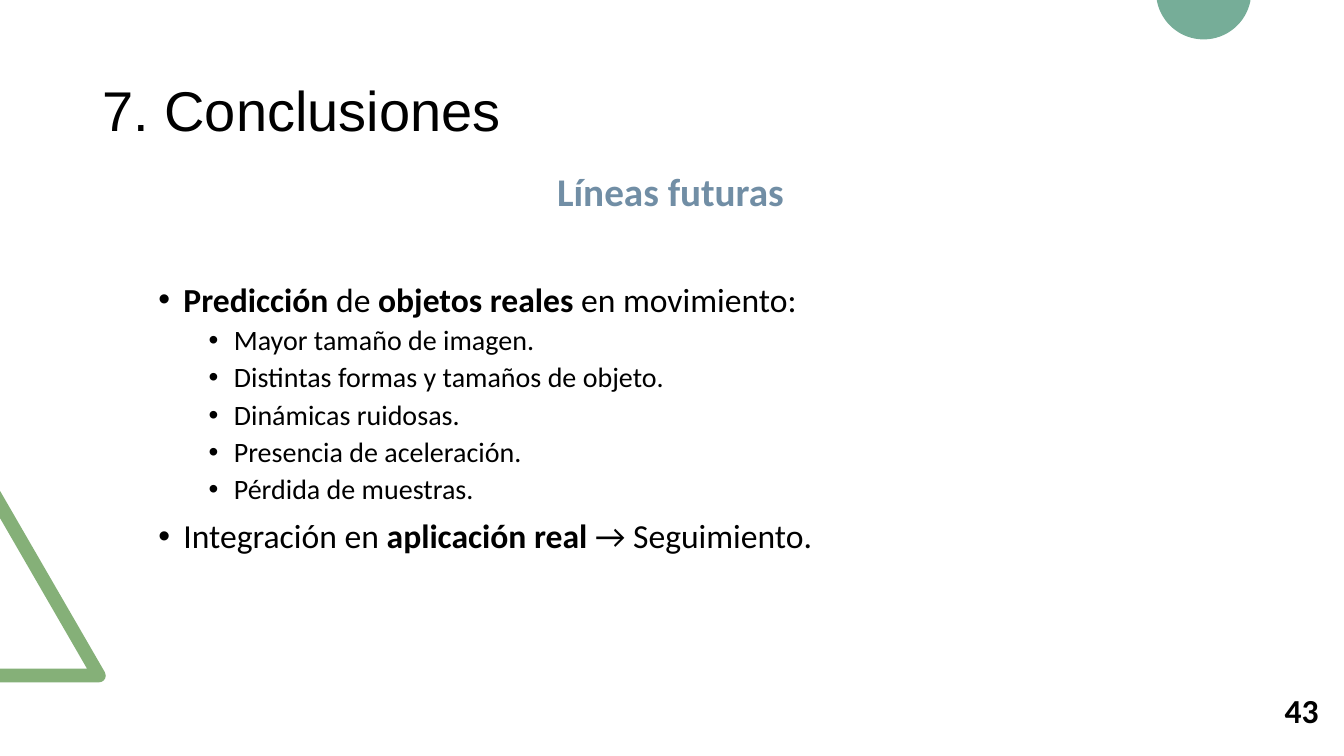
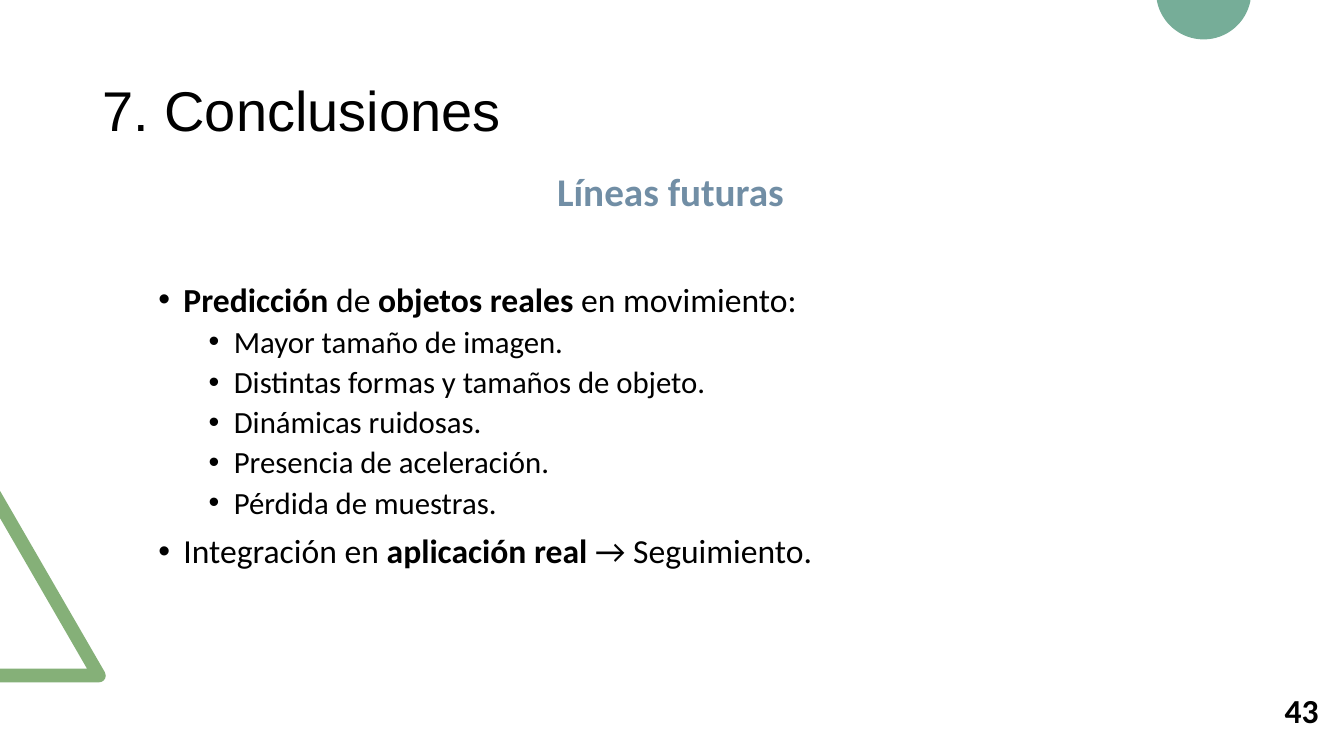
Before and after one commit to RoboticsLabURJC/2017-tfm-nuria-oyaga, a slide deck: slide 44 of Documentation/Presentacion-TFM/Presentacion-TFM.pptx. Drawn at 1344x756 pixels with LibreOffice and Linux fonts; fonts in the diff are those of the drawing. Boxes give left, top, right and bottom in pixels: in the first picture for what was removed or moved away, otherwise in the second. Text is boxed around its words. In the diff, an @@ line names an element or a change of style, - is before the commit and + after.

```diff
--- a/Documentation/Presentacion-TFM/Presentacion-TFM.pptx
+++ b/Documentation/Presentacion-TFM/Presentacion-TFM.pptx
@@ text at (234, 331, 705, 515): size 20 to 22 pt in "Mayor tamaño de imagen.", "Distintas formas y tamaños de objeto.", "Dinámicas ruidosas.", "Presencia de aceleración." and 1 more places @@
```
Also in this commit, not shown: 5 other slides changed, 1 other file.
